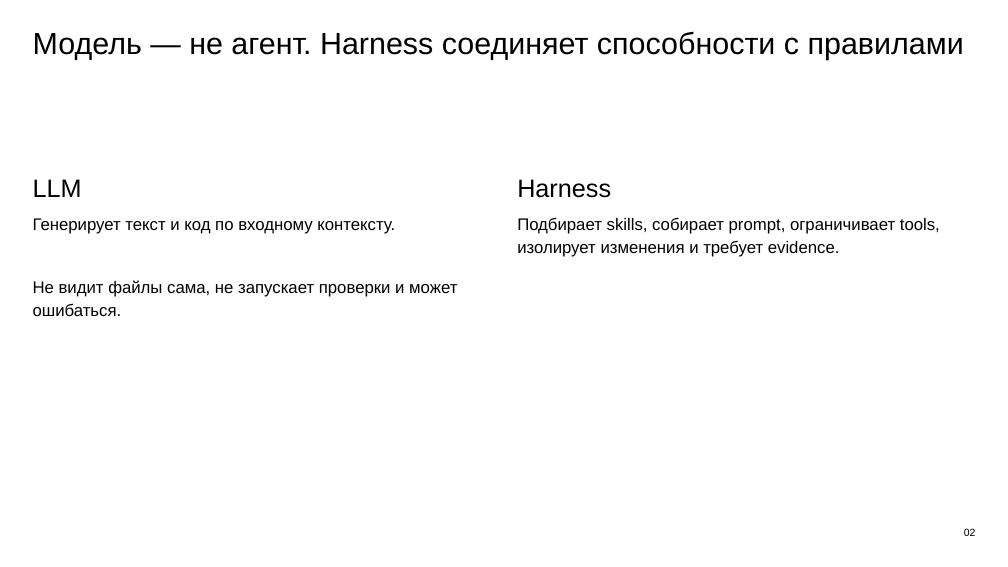
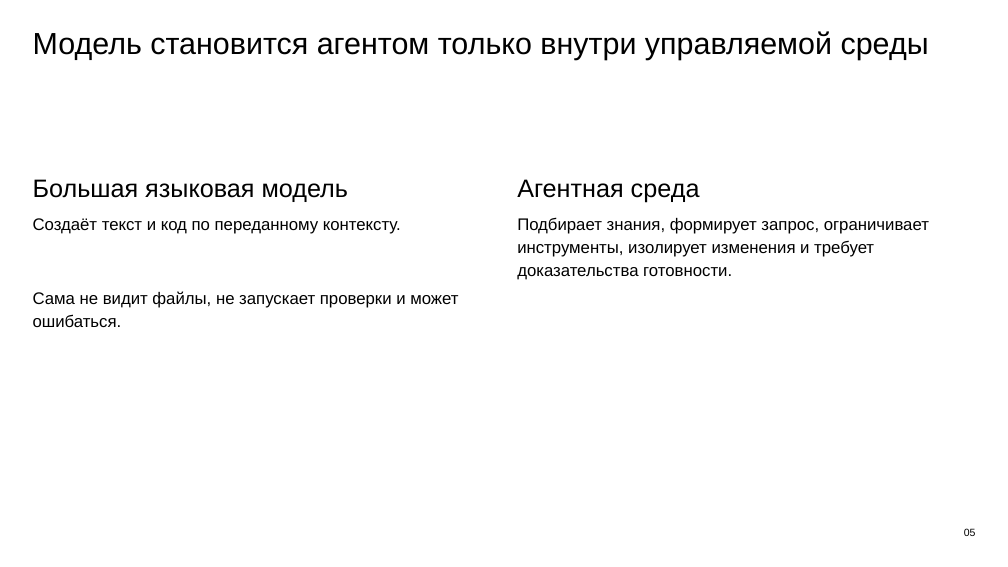
Before and after one commit to Vlodzimej/iona, a slide deck: slide 5 of docs/presentation/ionic-llm-harness-overview.pptx (slide 2 before the commit). Drawn at 1008x567 pixels with LibreOffice and Linux fonts; fonts in the diff are those of the drawing. Boxes give left, top, right and bottom in pixels: in the first picture for what was removed or moved away, otherwise in the second. Text is boxed around its words. In the diff, an @@ line names an element or a change of style, - is before the commit and + after.

Commit message:
docs: expand harness lifecycle and validation guide

```diff
--- a/docs/presentation/ionic-llm-harness-overview.pptx
+++ b/docs/presentation/ionic-llm-harness-overview.pptx
@@ text at (x1=33, y1=31, x2=929, y2=60): text changed @@
-Модель — не агент. Harness соединяет способности с правилами
+Модель становится агентом только внутри управляемой среды
@@ text at (x1=33, y1=179, x2=458, y2=327): text changed @@
-LLM
-Генерирует текст и код по входному контексту.
-Не видит файлы сама, не запускает проверки и может ошибаться.
+Большая языковая модель
+Создаёт текст и код по переданному контексту.
+Сама не видит файлы, не запускает проверки и может ошибаться.
@@ text at (x1=517, y1=179, x2=929, y2=280): text changed @@
-Harness
-Подбирает skills, собирает prompt, ограничивает tools, изолирует изменения и требует evidence.
+Агентная среда
+Подбирает знания, формирует запрос, ограничивает инструменты, изолирует изменения и требует доказательства готовности.
@@ text at (x1=964, y1=528, x2=976, y2=536): text changed @@
-02
+05
```
Also in this commit, not shown: 1 other slide changed, 13 slides added, 7 slides removed, 8 other files.
